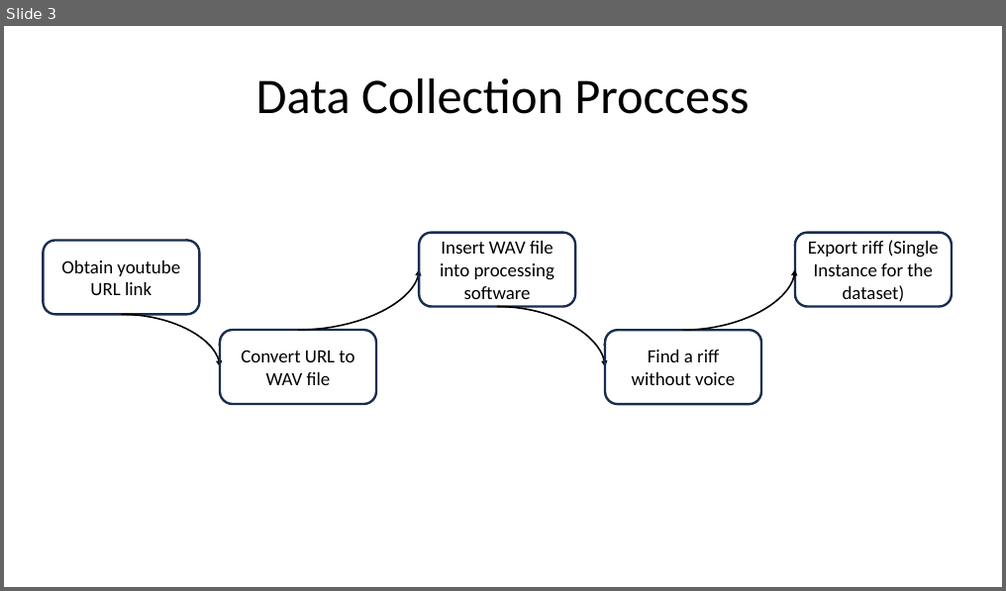
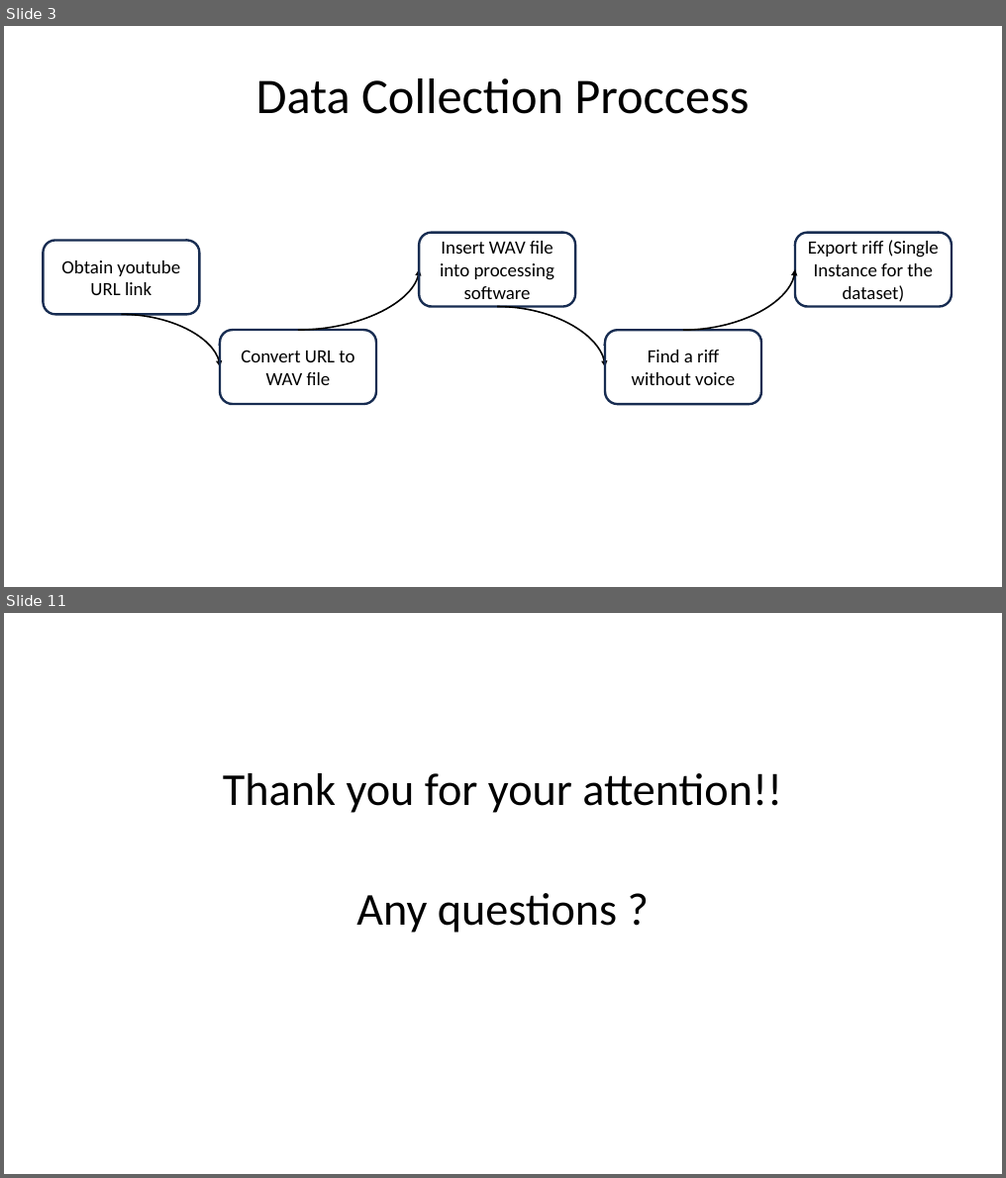
Before and after one commit to johnsaveus/Prog_Metal_Classification, a slide deck: Report.odp. Shown one above the other, each under a label of ours: slide 3 before the commit, slides 3 and 11 after it; the slides between them are not shown. The pictures are 1006x591 and 1006x1178 pixels, drawn with LibreOffice and Linux fonts; fonts in the diff are those of the drawing. Boxes give left, top, right and bottom in pixels: in the first picture for what was removed or moved away, otherwise in the second. Text is boxed around its words. In the diff, an @@ line names an element or a change of style, - is before the commit and + after.

```diff
--- a/Report.odp
+++ b/Report.odp
@@ slide 11 added at (x1=4, y1=613, x2=1002, y2=1174), background #FFFFFF @@
@@ text added at (x1=223, y1=773, x2=782, y2=933), 44 pt, text #000000 @@
+Thank you for your attention!!
+Any questions ?
```
Also in this commit, not shown: 7 slides changed, 1 other slide added, 1 slide removed, 6 other files.
